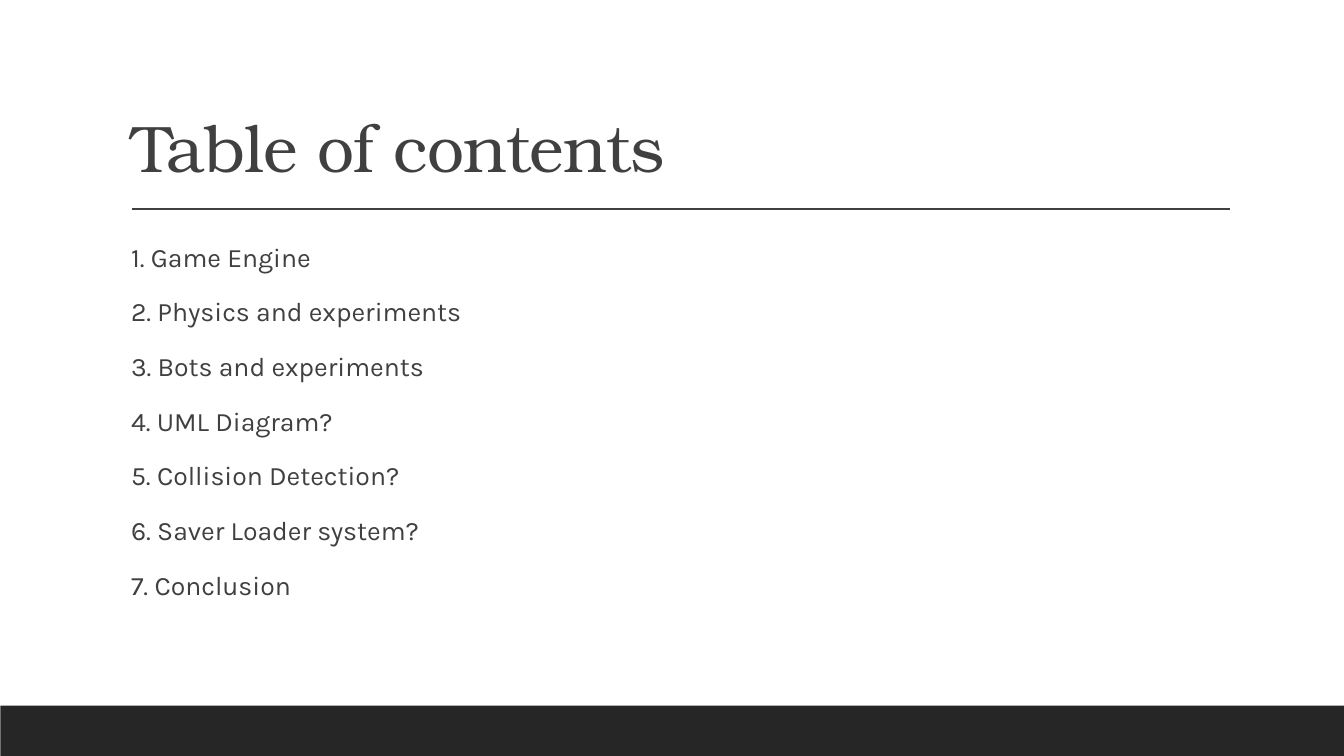
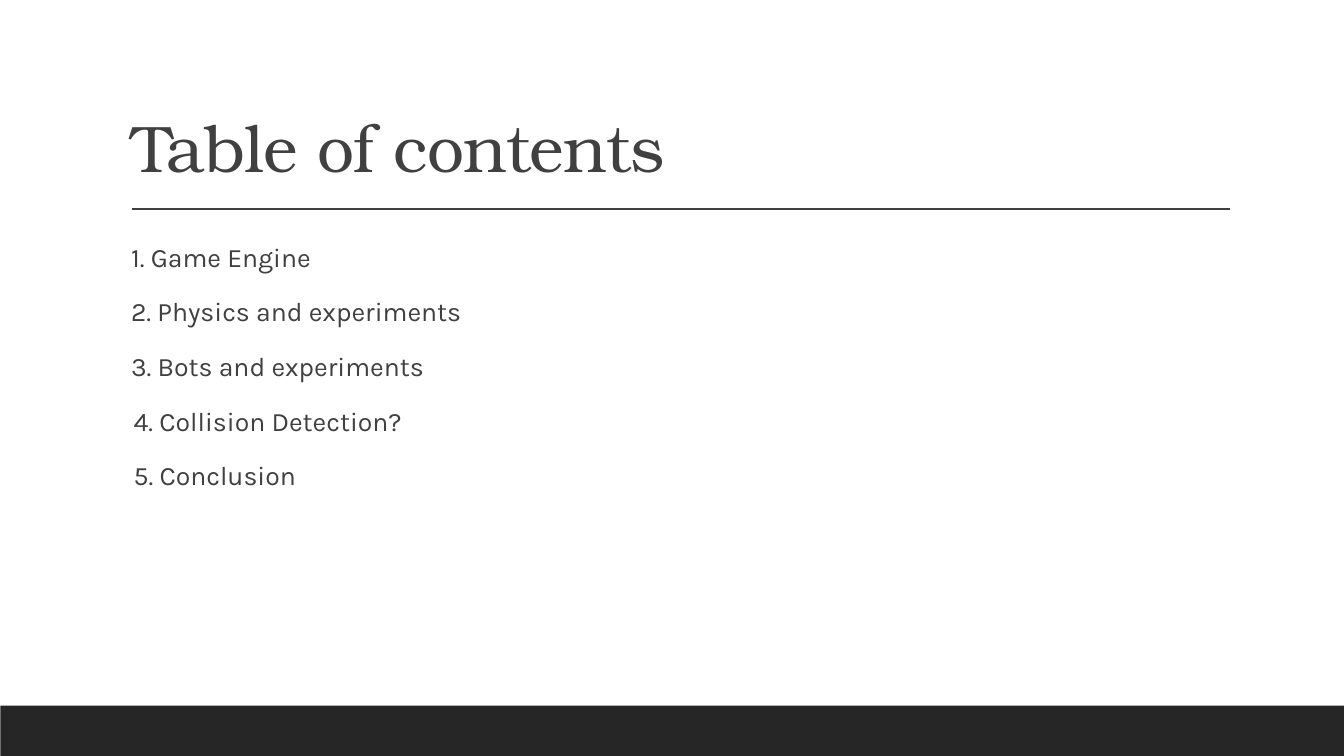
Before and after one commit to renesteeman/Project1-2_Group4, a slide deck: slide 3 of 04-PresentationThirdPhase.pptx. Drawn at 1344x756 pixels with LibreOffice and Linux fonts; fonts in the diff are those of the drawing. Boxes give left, top, right and bottom in pixels: in the first picture for what was removed or moved away, otherwise in the second. Text is boxed around its words. In the diff, an @@ line names an element or a change of style, - is before the commit and + after.

```diff
--- a/04-PresentationThirdPhase.pptx
+++ b/04-PresentationThirdPhase.pptx
@@ text at <box>134,412,402,486</box>: text changed @@
-  4. UML Diagram?
-  5. Collision Detection?
-  6. Saver Loader system?
-  7. Conclusion
+4. Collision Detection?
+5. Conclusion
```
Also in this commit, not shown: 2 other slides changed, 1 slide added, 2 other files.
